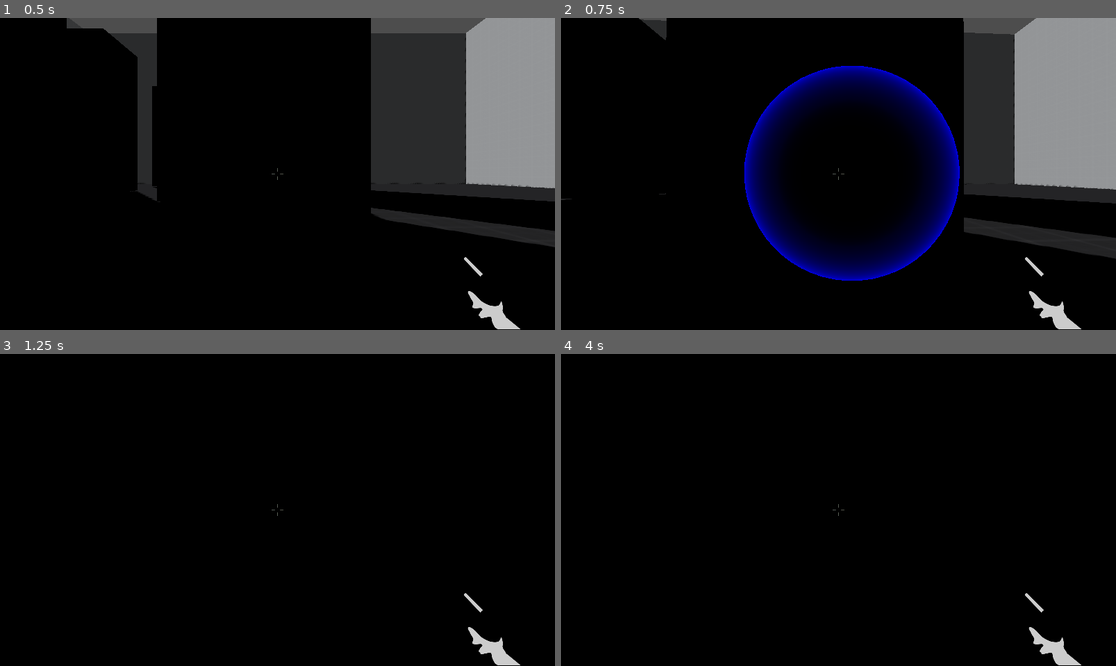
Above: before the commit, frames 1-4 (two rows, left to right).
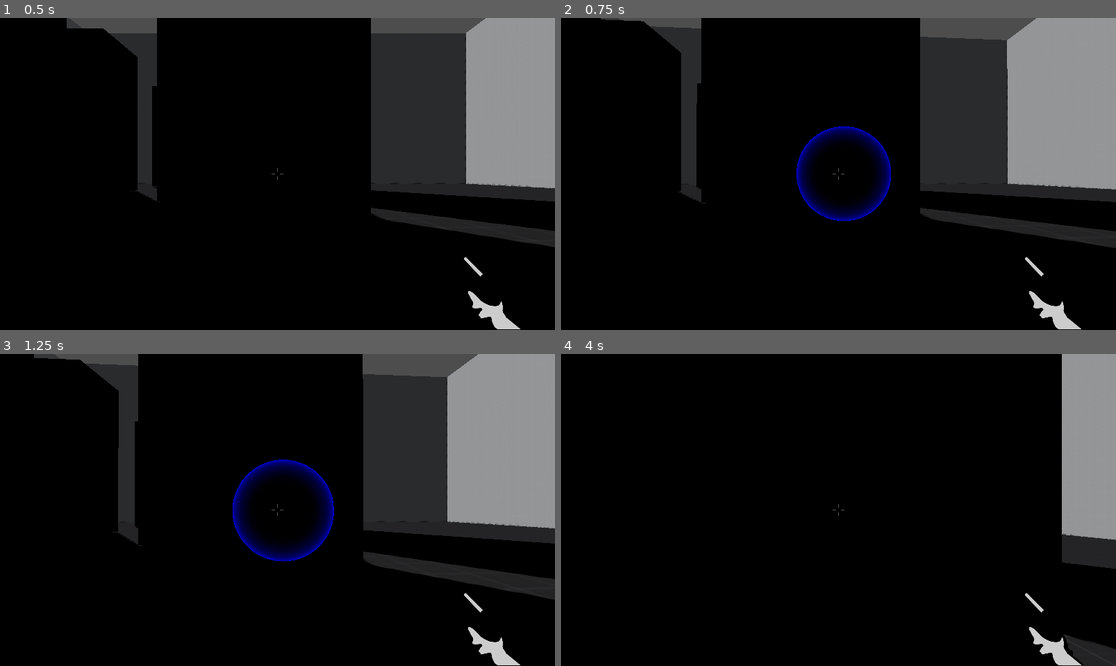
Above: after the commit, the same moments.

Repository: anirudhvsp/sourceFps
Game: Godot game, scene res://Scenes/world.tscn
Two runs of this game, one before a commit and one after it. Both use one fixed random seed, a clock stepped at 60 frames per second and the inputs below.
Inputs (mouse positions are in pixels of both pictures, inside the frame that each line leads up to):
- Up to frame 1 (0.5 s): no input
- Up to frame 2 (0.75 s): move the mouse to (866, 174) at 0.52 s; hold W (forward) from 0.53 s (still down); hold Q (ability1) from 0.53 s (still down)
- Up to frame 3 (1.25 s): keep holding W (forward); keep holding Q (ability1); tap Space (jump) at 0.77 s
- Up to frame 4 (4 s): keep holding W (forward); move the mouse to (810, 510) at 1.27 s; release Q (ability1) at 1.28 s; tap Q (ability1) at 1.35, 2.3, 3.05, 3.8 s; tap Space (jump) at 1.52, 3.02, 3.77 s; tap Enter at 2 s; move the mouse to (849, 503) at 2.02 s; press the mouse at (849, 503) at 2.03 s; move the mouse to (832, 516) at 2.77 s; release the mouse at (832, 516) at 2.78 s; right-click (832, 516) at 2.85 s; tap ` (reset) at 3.5 s; move the mouse to (877, 513) at 3.52 s; hold Shift (walk) from 3.53 s (still down)

Frame 1 is identical in both runs. In frame 2, 20% of the frame differs, in the area x 0-100%, y 0-85%; in frame 3, 27%, in the area x 6-100%, y 0-79%; in frame 4, 7.2%.

Commit message:
added slowMo build #6

Diff:
--- a/scripts/Player.gd
+++ b/scripts/Player.gd
@@ -27,7 +27,7 @@
 var boostCooldown = 0.0
 var tpMarketDraw = false
 var tpMarkerInstance = null
-
+var sloMo = false
 var direction = Vector3()
 var friction = 5
 var wish_jump
@@ -38,7 +38,7 @@
 var stopMove = false
 # Camera
 var sensitivity = 0.05
-
+var currentTimeScale = 1.0
 func _ready():
 	Input.set_mouse_mode(Input.MOUSE_MODE_CAPTURED)
 
@@ -82,6 +82,10 @@
 		boostCooldown -= delta
 		if boostCooldown <= 0.0:
 			boostCooldown = 0.0
+	if sloMo :
+		Engine.time_scale = 0.1
+	else :
+		Engine.time_scale = 1.0
 
 
 func process_input():
@@ -152,6 +156,7 @@
 			get_tree().root.add_child(tpMarkerInstance)
 		var normal = ray_cast_3d.get_collision_normal()
 		var distance_along_normal = 1
+		sloMo = true
 		if normal != Vector3.ZERO:
 			var spawn_position = ray_cast_3d.get_collision_point() + normal * distance_along_normal
 			tpMarkerInstance.global_position = spawn_position
@@ -163,6 +168,7 @@
 		set_velocity(Vector3(0,0,0))
 		tpMarkerInstance.queue_free()
 		tpMarkerInstance = null
+		sloMo = false
 
 func process_movement(delta):
 	# Get the normalized input direction so that we don't move faster on diagonals
Not shown, added: builds/web/build5.apple-touch-icon.png.import
Not shown, added: builds/web/build5.icon.png.import
Not shown, added: builds/web/build5.png.import
Not shown, changed: export_presets.cfg
Not shown, added: builds/web/build6.apple-touch-icon.png
Not shown, added: builds/web/build6.audio.worklet.js
Not shown, added: builds/web/build6.html
Not shown, added: builds/web/build6.icon.png
Not shown, added: builds/web/build6.js
Not shown, added: builds/web/build6.pck
Not shown, added: builds/web/build6.png
Not shown, added: builds/web/build6.wasm
(and 3 more such lines)
